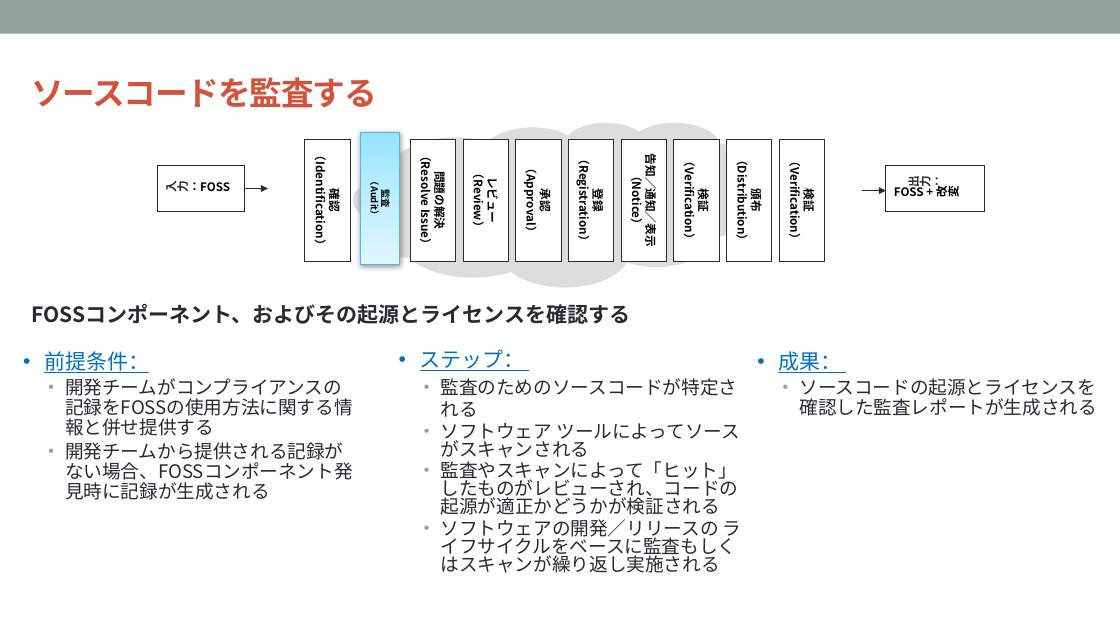
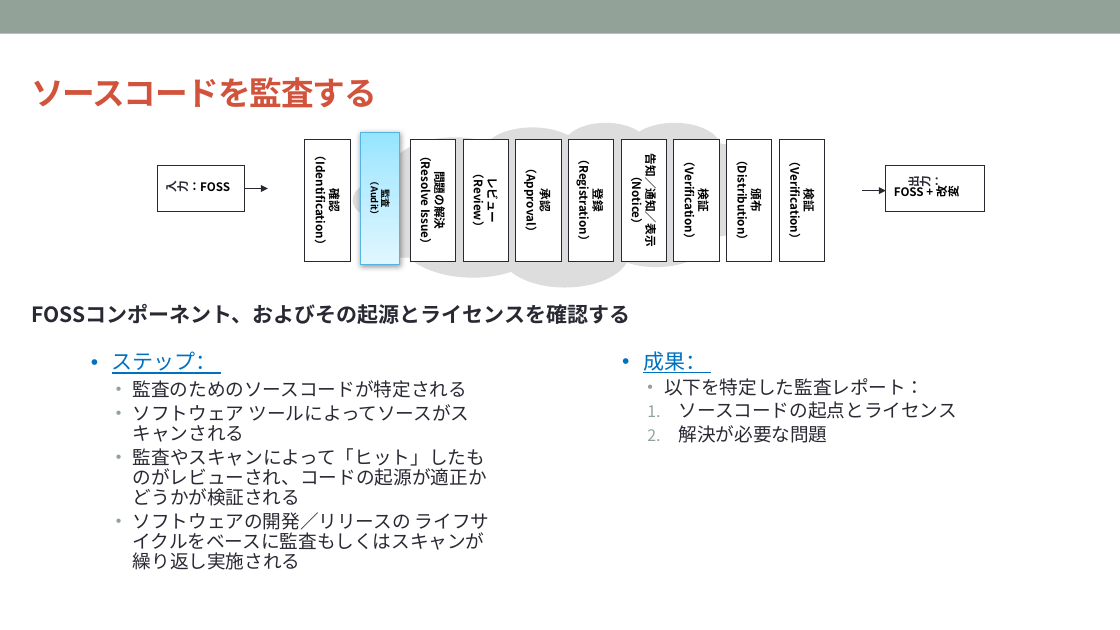
Before and after one commit to OpenChain-Project/Curriculum-Translation-JP, a slide deck: slide 60 of REVIEW/Version_for_v1.1/openchain-curriculum-for-1-1_JP_review_tani.pptx. Drawn at 1120x630 pixels with LibreOffice and Linux fonts; fonts in the diff are those of the drawing; background and template pictures are left out. Boxes give left, top, right and bottom in pixels: in the first picture for what was removed or moved away, otherwise in the second. Text is boxed around its words. In the diff, an @@ line names an element or a change of style, - is before the commit and + after.

```diff
--- a/REVIEW/Version_for_v1.1/openchain-curriculum-for-1-1_JP_review_tani.pptx
+++ b/REVIEW/Version_for_v1.1/openchain-curriculum-for-1-1_JP_review_tani.pptx
@@ text removed at box(44, 351, 353, 484) @@
-• 前提条件：
-  • 開発チームがコンプライアンスの記録をFOSSの使用方法に関する情報と併せ提供する
-  • 開発チームから提供される記録がない場合、FOSSコンポーネント発見時に記録が生成される
@@ text "ステップ：": place and size @@
-text "ステップ：" at box(420, 349, 742, 573)
+text "ステップ：" at box(112, 351, 489, 570)
@@ text at box(112, 351, 489, 570): line spacing 0.8 to 0.9 @@
@@ text "成果：": place and size @@
-text "成果：" at box(778, 351, 1097, 416)
+text "成果：" at box(643, 351, 957, 443)
@@ text at box(664, 378, 957, 443): text changed @@
-  • ソースコードの起源とライセンスを確認した監査レポートが生成される
+  • 以下を特定した監査レポート：
+  1. ソースコードの起点とライセンス
+  2. 解決が必要な問題
```
Also in this commit, not shown: 8 other slides changed, 1 slide added, 1 slide removed.
